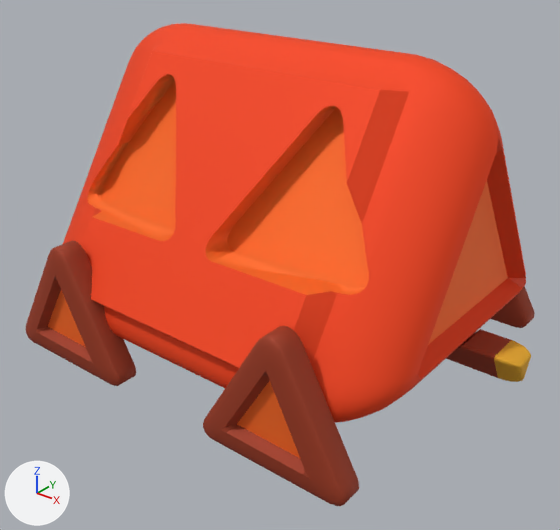
The glTF model assets/modele/3D/wagon/wagon_triangle/wagon_triangle.glb as it was, and as the next commit left it.
Before and after are seen from a camera (50 mm lens) standing at (58.9, -74.9, 56.5) and looking at (1.9, -3.6, 12.3). Arrows for +X, +Y and +Z are at lower left; the lights stay in place. Where no turn or scale is listed for an object, it has been applied to the vertices. Vertices at the same position are counted once.

In view in the first picture: 'body', 'hook_front', 'wheel_1', 'wheel_3', 'wheel_4'.
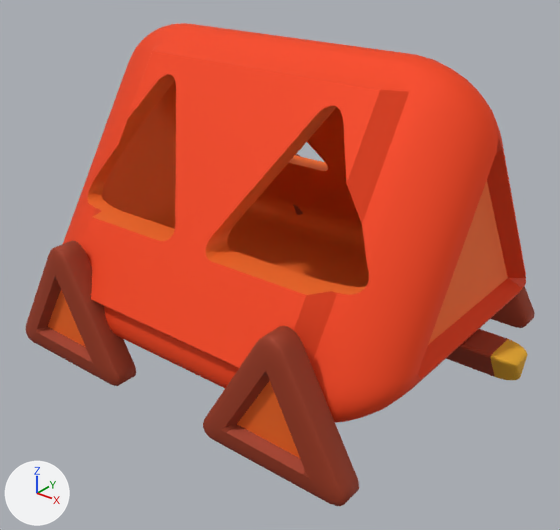
Boxes (x1, y1, x2, y2) around the edits, measured in the pictures (560 x 530 px):
'hook_front', moved: before (446, 329, 531, 382); after (446, 329, 527, 380)
part 1 of me_cube_044, deleted (orange): before (102, 81, 369, 287)

Patch to the scene script:
```diff
--- a/assets/modele/3D/wagon/wagon_triangle/wagon_triangle.glb.py
+++ b/assets/modele/3D/wagon/wagon_triangle/wagon_triangle.glb.py
@@ me_cube_044 @@
 # used by ob_body; location = (-0.1, 0.0, 19.7)
-me_cube_044.from_pydata(...)  # 1022 vertices, 2192 faces; spans x -28.1..28.3, y -23.4..23.2, z -14.9..20.8
+me_cube_044.from_pydata(...)  # 1022 vertices, 2050 faces; spans x -28.1..28.3, y -23.4..23.2, z -14.9..20.8
+# me_cube_044 part 1
+# 142 faces are deleted
 me_cube_044.materials.append(mat_triangle_orange_1)
@@ ob_hook_front @@
 ob_hook_front = bpy.data.objects.new('hook_front', me_cube_062)
-ob_hook_front.location = (30.1, 0.1, 7.5)
+ob_hook_front.location = (29.7, 0.1, 7.5)
```
